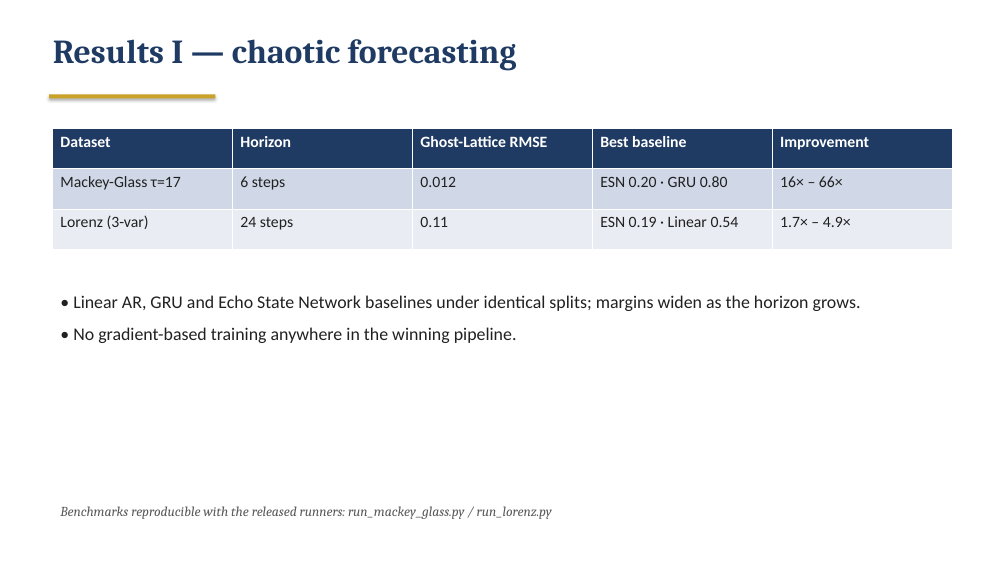
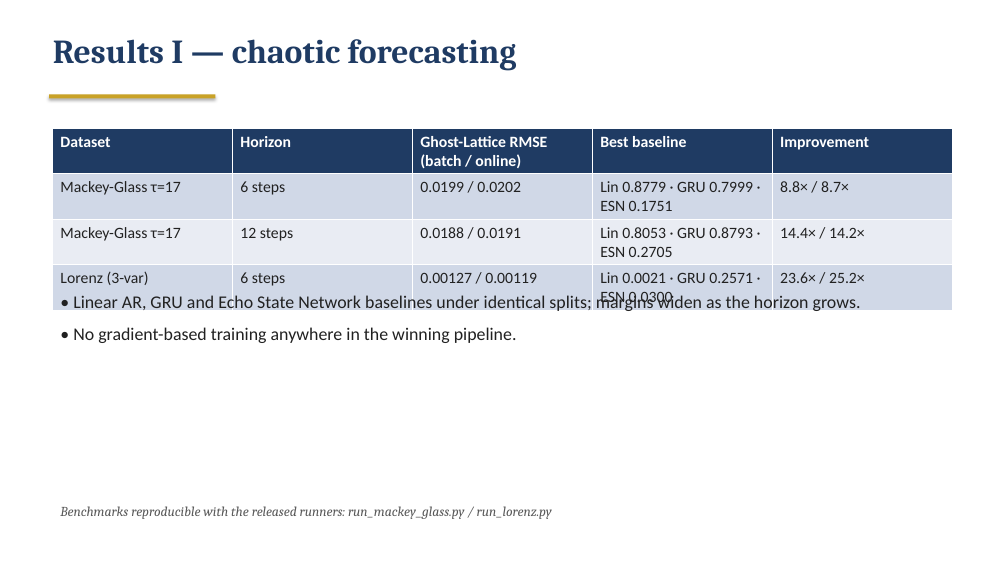
Before and after one commit to ElBalor/edge-of-chaos, a slide deck: slide 5 of The-Ghost-Lattice/Ghost-Lattice_QNN_Explainer.pptx. Drawn at 1008x567 pixels with LibreOffice and Linux fonts; fonts in the diff are those of the drawing. Boxes give left, top, right and bottom in pixels: in the first picture for what was removed or moved away, otherwise in the second. Text is boxed around its words. In the diff, an @@ line names an element or a change of style, - is before the commit and + after.

```diff
--- a/The-Ghost-Lattice/Ghost-Lattice_QNN_Explainer.pptx
+++ b/The-Ghost-Lattice/Ghost-Lattice_QNN_Explainer.pptx
@@ table at (x1=53, y1=129, x2=953, y2=311) @@
-row 1: Dataset | Horizon | Ghost-Lattice RMSE | Best baseline | Improvement
-row 2: Mackey-Glass τ=17 | 6 steps | 0.012 | ESN 0.20 · GRU 0.80 | 16× – 66×
-row 3: Lorenz (3-var) | 24 steps | 0.11 | ESN 0.19 · Linear 0.54 | 1.7× – 4.9×
+row 1: Dataset | Horizon | Ghost-Lattice RMSE (batch / online) | Best baseline | Improvement
+row 2: Mackey-Glass τ=17 | 6 steps | 0.0199 / 0.0202 | Lin 0.8779 · GRU 0.7999 · ESN 0.1751 | 8.8× / 8.7×
+row 3: Mackey-Glass τ=17 | 12 steps | 0.0188 / 0.0191 | Lin 0.8053 · GRU 0.8793 · ESN 0.2705 | 14.4× / 14.2×
+row 4: Lorenz (3-var) | 6 steps | 0.00127 / 0.00119 | Lin 0.0021 · GRU 0.2571 · ESN 0.0300 | 23.6× / 25.2×
```
Also in this commit, not shown: 2 other slides changed.
